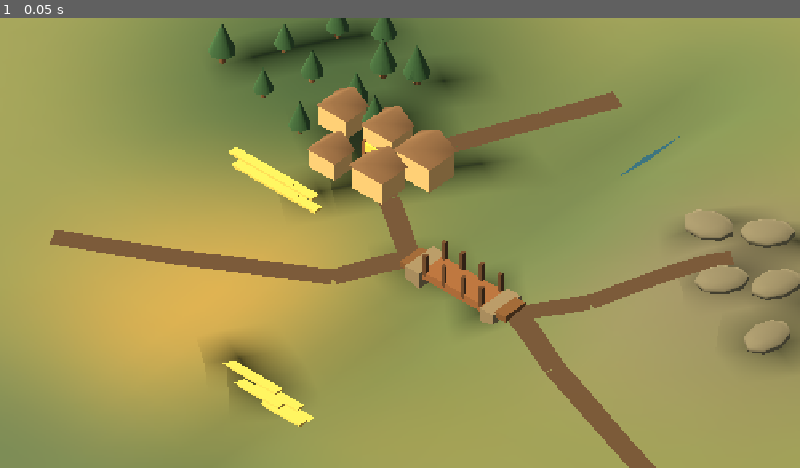
Above: before the commit, frame 1.
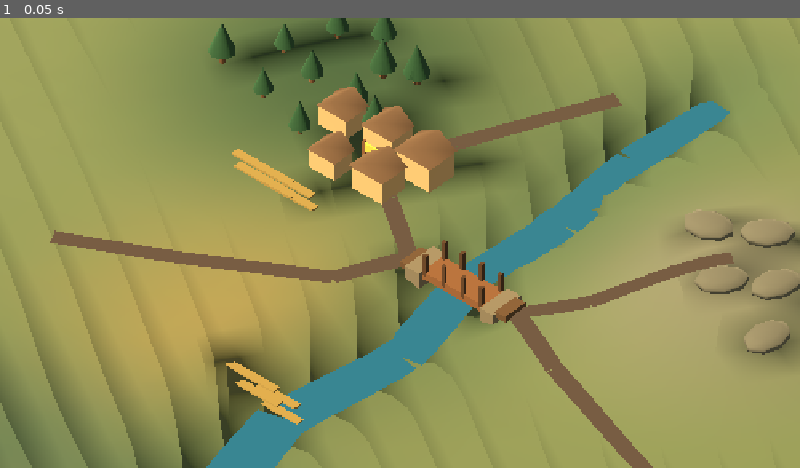
Above: after the commit, the same moment.

Repository: tomat60/pixel-nations
Game: Godot game, scene res://scenes/aurelian/reference_v1/aurelian_reference_v1.tscn
Same seed, same stepped clock (60 frames per second), same inputs: the game is played once before the commit and once after it. This scene is started directly instead of the project's main scene.
Inputs:
- Up to frame 1 (0.05 s): no input

The runs differ from the first frame. In frame 1, 17% of the frame differs, in the area x 0-92%, y 10-100%.

Commit message:
fix(aurelian): final bounded readability correction

Diff:
--- a/game/scenes/aurelian/reference_v1/aurelian_reference_v1_renderfix.gd
+++ b/game/scenes/aurelian/reference_v1/aurelian_reference_v1_renderfix.gd
@@ -5,13 +5,13 @@
 	world_environment.name = "Environment"
 	var environment := Environment.new()
 	environment.background_mode = Environment.BG_COLOR
-	environment.background_color = Color("#667050")
+	environment.background_color = Color("#657052")
 	environment.ambient_light_source = Environment.AMBIENT_SOURCE_COLOR
-	environment.ambient_light_color = Color("#c8c0a7")
-	environment.ambient_light_energy = 0.42
+	environment.ambient_light_color = Color("#c5bea8")
+	environment.ambient_light_energy = 0.44
 	environment.fog_enabled = true
-	environment.fog_light_color = Color("#7f8c7e")
-	environment.fog_density = 0.0008
+	environment.fog_light_color = Color("#7f8877")
+	environment.fog_density = 0.0007
 	environment.tonemap_mode = Environment.TONE_MAPPER_FILMIC
 	environment.tonemap_exposure = 1.0
 	world_environment.environment = environment
@@ -20,10 +20,23 @@
 	var sun := DirectionalLight3D.new()
 	sun.name = "Sun"
 	sun.rotation_degrees = Vector3(-52.0, -32.0, 0.0)
-	sun.light_color = Color("#f0d5aa")
-	sun.light_energy = 0.78
+	sun.light_color = Color("#edd2a8")
+	sun.light_energy = 0.74
 	sun.shadow_enabled = true
 	add_child(sun)
+
+func _build_terrain() -> void:
+	var underlay := MeshInstance3D.new()
+	underlay.name = "BasinUnderlay"
+	var underlay_mesh := PlaneMesh.new()
+	underlay_mesh.size = Vector2(64.0, 64.0)
+	underlay.mesh = underlay_mesh
+	underlay.position = Vector3(0.0, -0.48, 0.0)
+	var underlay_material := _material(Color("#5f6a4d"), 1.0)
+	underlay_material.shading_mode = BaseMaterial3D.SHADING_MODE_UNSHADED
+	underlay.material_override = underlay_material
+	add_child(underlay)
+	super._build_terrain()
 
 func _vertex_color_material(roughness: float) -> StandardMaterial3D:
 	var material := super._vertex_color_material(roughness)
@@ -34,26 +47,26 @@
 func _material(color: Color, roughness: float) -> StandardMaterial3D:
 	var adjusted := color
 	if color == COLOR_ROAD:
-		adjusted = Color("#654b33")
+		adjusted = Color("#5d4936")
 	elif color == COLOR_WATER:
-		adjusted = Color("#315a63")
+		adjusted = Color("#2f6872")
 	return super._material(adjusted, roughness)
 
 func _terrain_color(point: Vector2) -> Color:
-	var color := Color("#667050")
-	var forest_weight := _radial_weight(point, LANDMARKS["ForestWorkEdge"], 285.0)
-	var ridge_weight := _radial_weight(point, LANDMARKS["NorthRidge"], 265.0)
-	var field_weight := _radial_weight(point, LANDMARKS["FieldsPlains"], 285.0)
-	var marsh_weight := _radial_weight(point, LANDMARKS["SouthMarsh"], 320.0)
+	var color := Color("#657153")
+	var forest_weight := _radial_weight(point, LANDMARKS["ForestWorkEdge"], 255.0)
+	var ridge_weight := _radial_weight(point, LANDMARKS["NorthRidge"], 235.0)
+	var field_weight := _radial_weight(point, LANDMARKS["FieldsPlains"], 250.0)
+	var marsh_weight := _radial_weight(point, LANDMARKS["SouthMarsh"], 275.0)
 	var river_distance := _distance_to_polyline(point, RIVER_POINTS)
-	var river_weight := _smooth01(1.0 - river_distance / 165.0)
-	var south_weight := _smooth01((point.y - 520.0) / 300.0)
+	var river_weight := _smooth01(1.0 - river_distance / 145.0)
+	var south_weight := _smooth01((point.y - 530.0) / 285.0)
 
-	color = color.lerp(Color("#2f4936"), forest_weight * 0.92)
-	color = color.lerp(Color("#64645d"), ridge_weight * 0.88)
-	color = color.lerp(Color("#937c48"), field_weight * 0.84)
-	color = color.lerp(Color("#455c4e"), marsh_weight * south_weight * 0.88)
-	color = color.lerp(Color("#47604a"), river_weight * 0.58)
+	color = color.lerp(Color("#344c39"), forest_weight * 0.88)
+	color = color.lerp(Color("#72726a"), ridge_weight * 0.82)
+	color = color.lerp(Color("#84764e"), field_weight * 0.76)
+	color = color.lerp(Color("#42594d"), marsh_weight * south_weight * 0.84)
+	color = color.lerp(Color("#465e49"), river_weight * 0.52)
 	return color
 
 func _radial_weight(point: Vector2, center: Vector2, radius: float) -> float:
@@ -67,12 +80,13 @@
 	var river := MeshInstance3D.new()
 	river.name = "RiverWater"
 	var outflow_points: Array = RIVER_POINTS.duplicate()
-	outflow_points.append(Vector2(620, 980))
-	outflow_points.append(Vector2(650, 1080))
-	outflow_points.append(Vector2(690, 1200))
-	var sampled := _resample_polyline(outflow_points, 7)
-	river.mesh = _water_ribbon_mesh(sampled, 0.72, 3.35)
-	var water_material := _material(Color("#315a63"), 0.42)
+	outflow_points.append(Vector2(620, 970))
+	outflow_points.append(Vector2(650, 1040))
+	outflow_points.append(Vector2(705, 1120))
+	outflow_points.append(Vector2(780, 1210))
+	var sampled := _resample_polyline(outflow_points, 9)
+	river.mesh = _water_ribbon_mesh(sampled, 1.05, 4.8)
+	var water_material := _material(Color("#2f6872"), 0.44)
 	water_material.cull_mode = BaseMaterial3D.CULL_DISABLED
 	water_material.shading_mode = BaseMaterial3D.SHADING_MODE_UNSHADED
 	river.material_override = water_material
@@ -86,10 +100,10 @@
 		var b: Vector2 = points[index + 1]
 		var tangent := (b - a).normalized()
 		var normal := Vector2(-tangent.y, tangent.x)
-		var wa := lerpf(width_north, width_south, clampf(a.y / 1200.0, 0.0, 1.0)) * 0.5
-		var wb := lerpf(width_north, width_south, clampf(b.y / 1200.0, 0.0, 1.0)) * 0.5
-		var ah := terrain_height_at(a) + 0.035
-		var bh := terrain_height_at(b) + 0.035
+		var wa := lerpf(width_north, width_south, clampf(a.y / 1210.0, 0.0, 1.0)) * 0.5
+		var wb := lerpf(width_north, width_south, clampf(b.y / 1210.0, 0.0, 1.0)) * 0.5
+		var ah := terrain_height_at(a) + 0.18
+		var bh := terrain_height_at(b) + 0.18
 		var a_left := topology_to_world(a, ah) + Vector3(normal.x * wa, 0.0, normal.y * wa)
 		var a_right := topology_to_world(a, ah) - Vector3(normal.x * wa, 0.0, normal.y * wa)
 		var b_left := topology_to_world(b, bh) + Vector3(normal.x * wb, 0.0, normal.y * wb)
@@ -103,19 +117,25 @@
 	var road_root := Node3D.new()
 	road_root.name = "Roads"
 	add_child(road_root)
-	var road_material := _material(Color("#60472f"), 1.0)
+	var road_material := _material(Color("#5d4936"), 1.0)
 	road_material.shading_mode = BaseMaterial3D.SHADING_MODE_UNSHADED
 	road_material.cull_mode = BaseMaterial3D.CULL_DISABLED
 	for route_name in ROUTES.keys():
-		var route_points := _resample_polyline(ROUTES[route_name], 5)
+		var route_points := _resample_polyline(ROUTES[route_name], 7)
 		var road := MeshInstance3D.new()
 		road.name = String(route_name)
-		road.mesh = _terrain_ribbon_mesh(route_points, 0.42)
+		road.mesh = _terrain_ribbon_mesh(route_points, 0.34)
 		road.material_override = road_material
 		road_root.add_child(road)
 
+func _add_fields(parent: Node3D, center: Vector2, count: int) -> void:
+	for index in range(count):
+		var point := center + Vector2(float(index) * 12.0, float(index % 2) * 10.0)
+		var world := topology_to_world(point, terrain_height_at(point) + 0.035)
+		_add_box(parent, "FieldStrip%02d" % index, world, Vector3(1.42, 0.04, 0.18), Color("#8e7a49"))
+
 func _build_cameras() -> void:
-	var sizes := {"village": 8.4, "map": 13.4, "world": 16.6}
+	var sizes := {"village": 8.4, "map": 13.2, "world": 15.7}
 	for preset in CAMERA_CONTRACT.keys():
 		var definition: Dictionary = CAMERA_CONTRACT[preset]
 		var camera := Camera3D.new()
